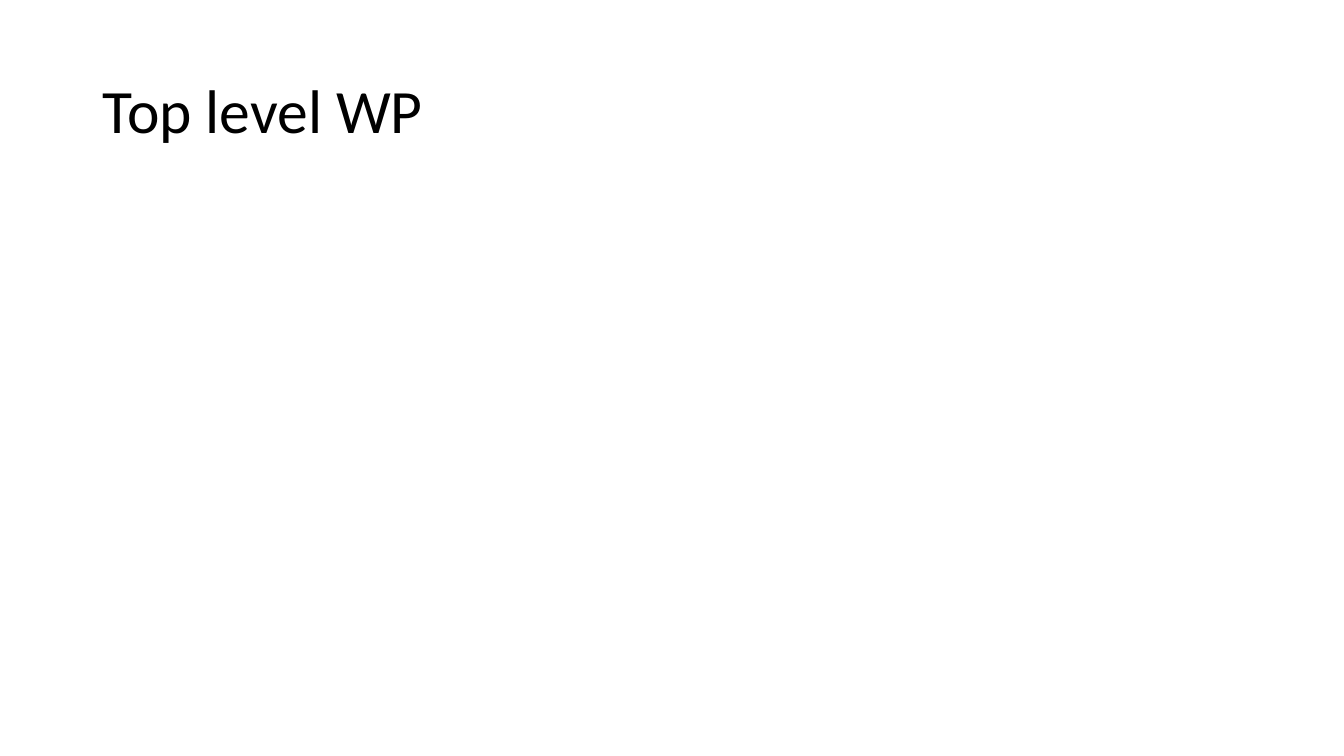
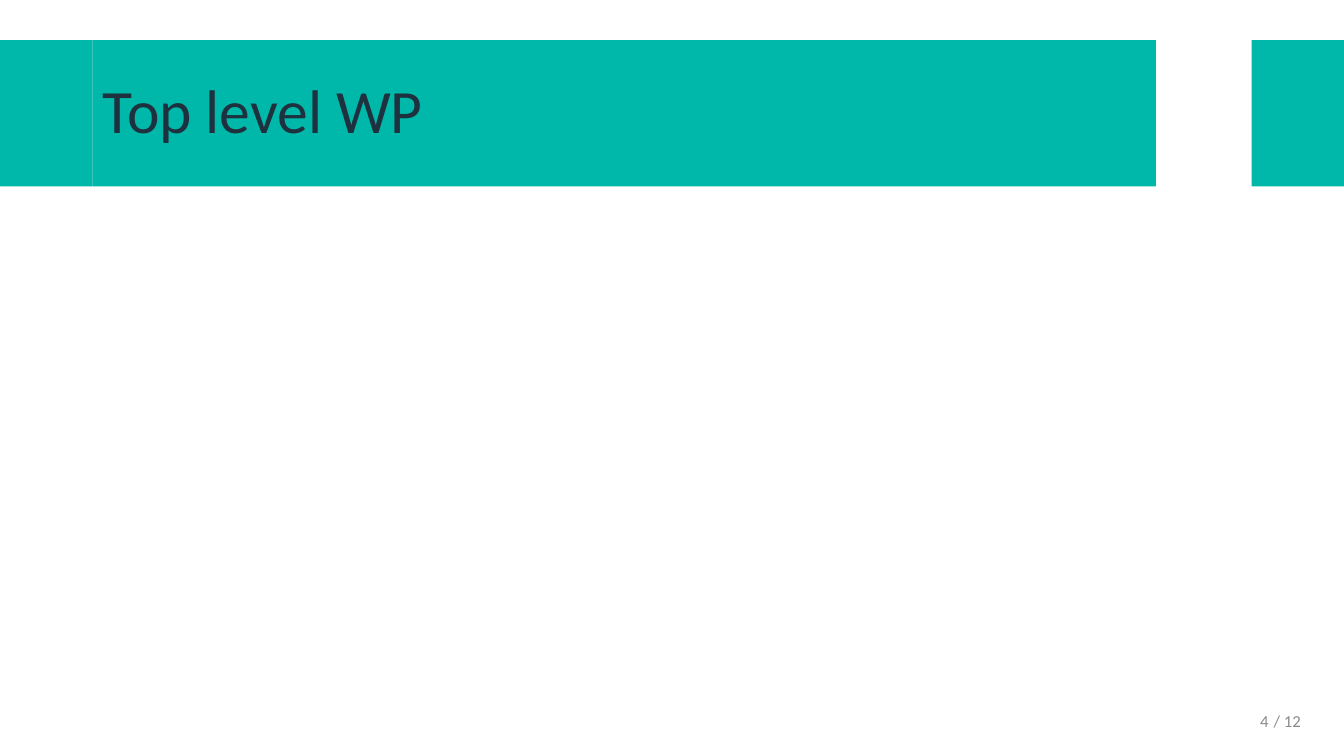
Before and after one commit to AstroProjects/projectsGroup3, a slide deck: slide 4 of Presentació projecte/GENERAL/DEOS-UD defense 1.pptx. Drawn at 1344x756 pixels with LibreOffice and Linux fonts; fonts in the diff are those of the drawing; background and template pictures are left out. Boxes give left, top, right and bottom in pixels: in the first picture for what was removed or moved away, otherwise in the second. Text is boxed around its words. In the diff, an @@ line names an element or a change of style, - is before the commit and + after.

```diff
--- a/Presentació projecte/GENERAL/DEOS-UD defense 1.pptx
+++ b/Presentació projecte/GENERAL/DEOS-UD defense 1.pptx
@@ rectangle added at bbox=[0, 40, 93, 187], fill #00B8A9 @@
@@ title "Top level WP": place and size @@
-title "Top level WP" at bbox=[102, 90, 423, 143]
+title "Top level WP" at bbox=[93, 40, 1156, 187]
@@ title "Top level WP" at bbox=[93, 40, 1156, 187]: text colour #000000 to #1D313E; fill none to #00B8A9 @@
@@ rectangle added at bbox=[1252, 40, 1344, 187], fill #00B8A9 @@
@@ page number added at bbox=[1260, 716, 1268, 727], 12 pt, text #8C8C8C @@
+4
@@ text added at bbox=[1284, 716, 1301, 727], 12 pt, text #8C8C8C @@
+/ 12
```
Also in this commit, not shown: 11 other slides changed, 1 other file.
